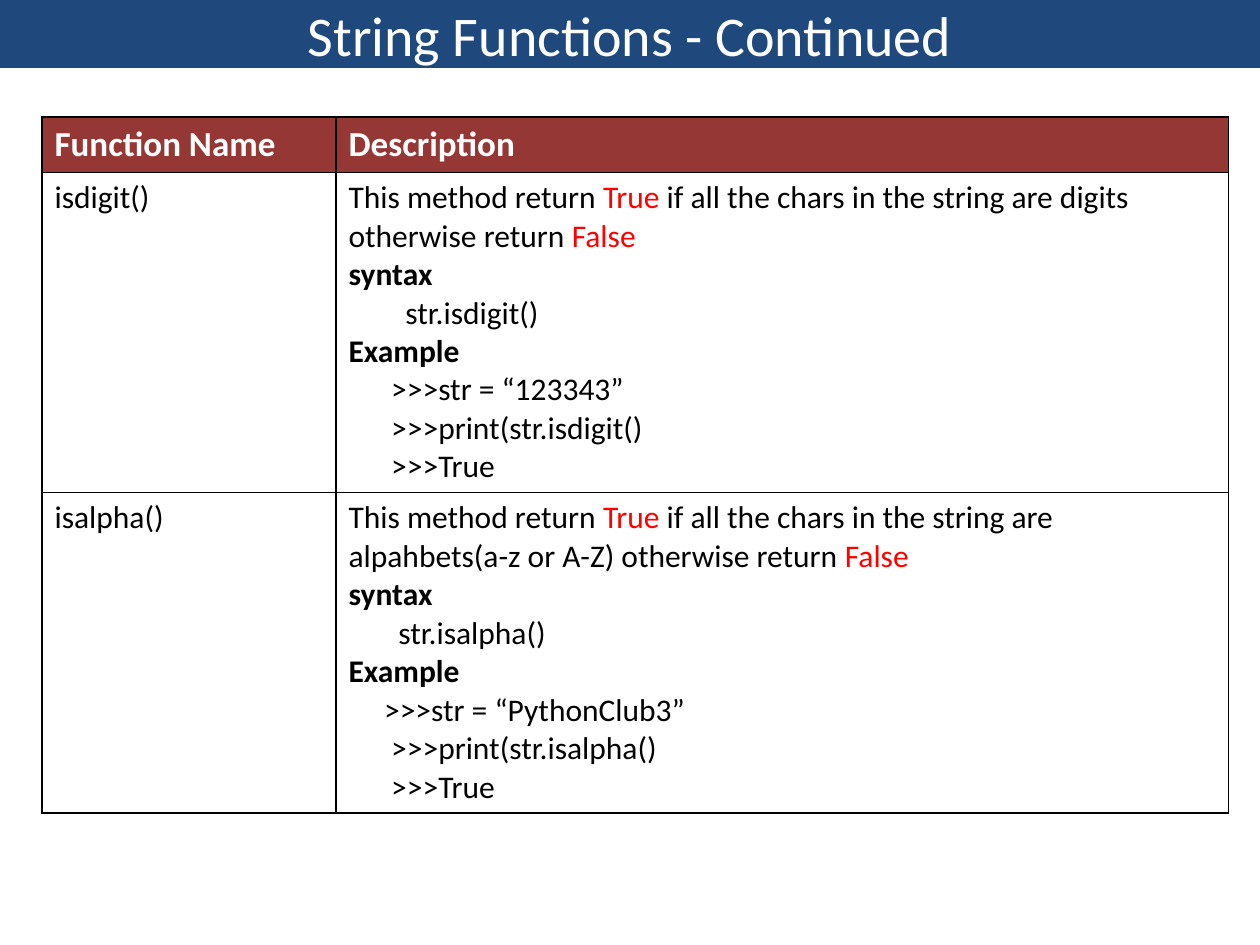
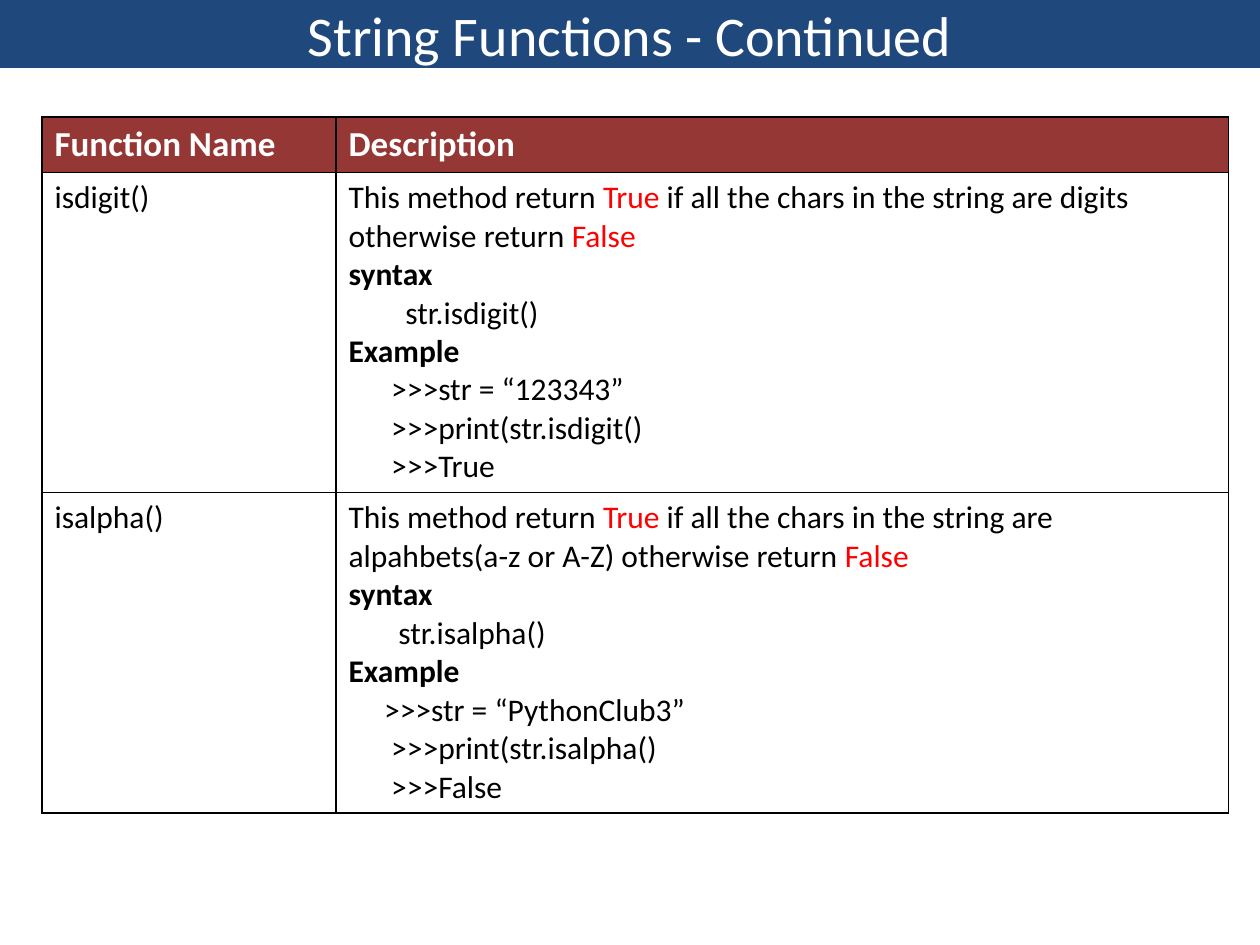
Before and after one commit to davcpscn/XI, a slide deck: slide 14 of Presentations/String.pptx. Drawn at 1260x945 pixels with LibreOffice and Linux fonts; fonts in the diff are those of the drawing. Boxes give left, top, right and bottom in pixels: in the first picture for what was removed or moved away, otherwise in the second. Text is boxed around its words. In the diff, an @@ line names an element or a change of style, - is before the commit and + after.

```diff
--- a/Presentations/String.pptx
+++ b/Presentations/String.pptx
@@ table at [42,117,1227,803] @@
-row 3, column 2: This method return True if all the chars in the string are alpahbets(a-z or A-Z) otherwise return False / syntax / str.isalpha() / Example / >>>str = “PythonClub3” / >>>print(str.isalpha() / >>>True
+row 3, column 2: This method return True if all the chars in the string are alpahbets(a-z or A-Z) otherwise return False / syntax / str.isalpha() / Example / >>>str = “PythonClub3” / >>>print(str.isalpha() / >>>False
```
Also in this commit, not shown: 3 other slides changed, 9 other files.
